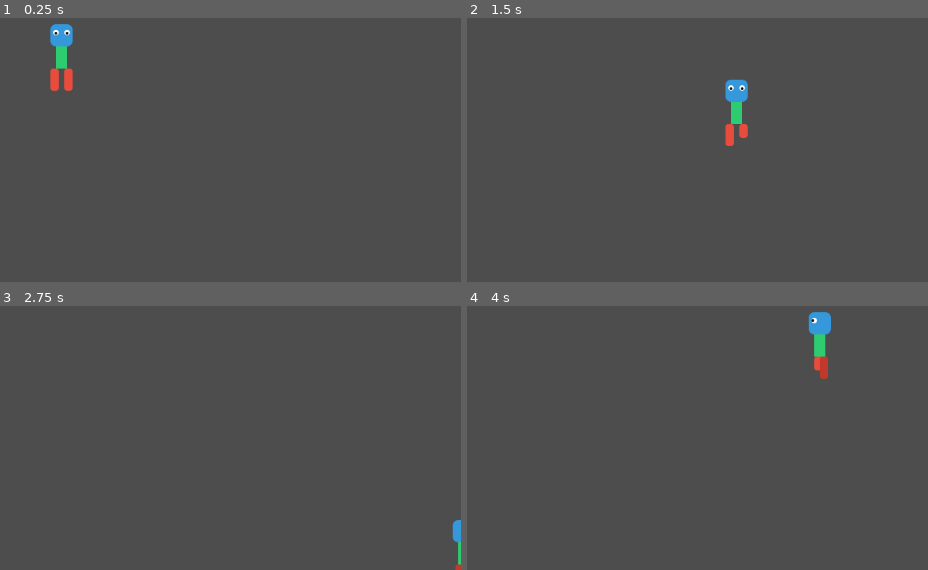
Above: before the commit, frames 1-4 (two rows, left to right).
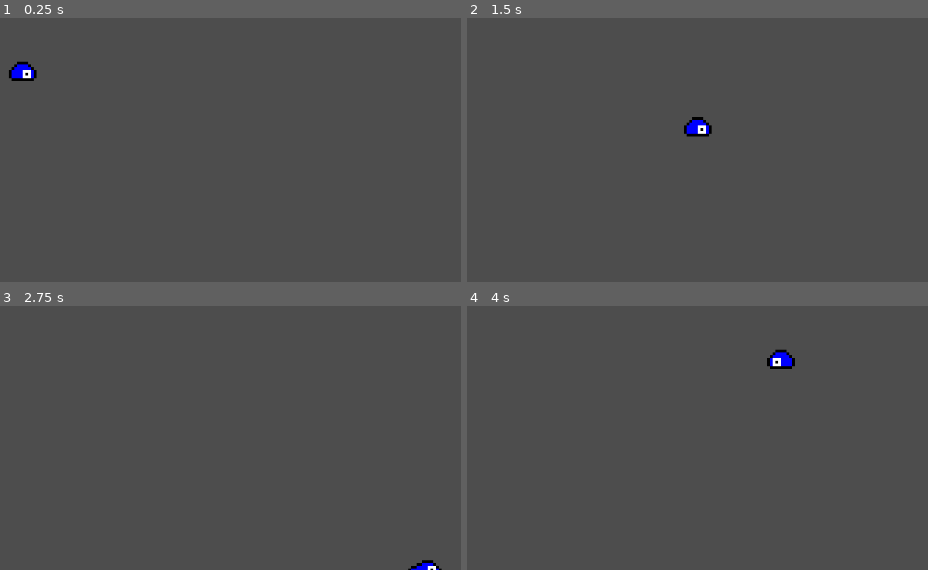
Above: after the commit, the same moments.

Repository: saltchicken/vibe_game
Game: Godot game, scene res://levels/main/main.tscn
Same seed, same stepped clock (60 frames per second), same inputs: the game is played once before the commit and once after it. Before the commit the project starts from res://main.tscn.
Inputs:
- Up to frame 1 (0.25 s): no input
- Up to frame 2 (1.5 s): tap Enter at 0.5 s; hold Right (ui_right) 0.53-1.28 s; hold Down (ui_down) from 1.28 s (still down)
- Up to frame 3 (2.75 s): release Down (ui_down) at 2.03 s; hold Right (ui_right) from 2.03 s (still down)
- Up to frame 4 (4 s): release Right (ui_right) at 2.78 s; hold Up (ui_up) 2.78-3.53 s; hold Left (ui_left) from 3.53 s (still down)

The runs differ from the first frame. In frame 1, 1.3% of the frame differs, in the area x 1-16%, y 2-28%; in frame 2, 1.2%; in frame 3, 0.4%; in frame 4, 1.2%.

Commit message:
Restructure

Diff:
--- a/player.gd
+++ b/characters/player/player.gd
@@ -3,8 +3,7 @@
 var move_speed: float = 400.0
 
 # Animation properties
-var current_dir: int = 0      # 0: Down, 1: Right, 2: Up, 3: Left
-var anim_frame: int = 0       # 0, 1, 2, or 3 (columns)
+var anim_frame: int = 0       # 0, 1, 2, or 3
 var anim_timer: float = 0.0   # Tracks time for frame updates
 var anim_fps: float = 8.0     # Frames per second for walking
 
@@ -15,15 +14,12 @@
 
     # 2. Handle Direction and Animation
     if input_dir.length() > 0:
-        # Determine current row (direction)
-        if input_dir.y > 0:
-            current_dir = 0 # Down (Row 0)
+        # Flip the sprite if moving left, un-flip if moving right.
+        # If moving strictly up/down, it keeps its last facing direction.
+        if input_dir.x < 0:
+            flip_h = true
         elif input_dir.x > 0:
-            current_dir = 1 # Right (Row 1)
-        elif input_dir.y < 0:
-            current_dir = 2 # Up (Row 2)
-        elif input_dir.x < 0:
-            current_dir = 3 # Left (Row 3)
+            flip_h = false
 
         # Update animation frame timer
         anim_timer += delta
@@ -31,10 +27,10 @@
             anim_timer -= 1.0 / anim_fps
             anim_frame = (anim_frame + 1) % 4
     else:
-        # If not moving, snap back to the standing frame (column 0)
+        # If not moving, snap back to the standing frame
         anim_frame = 0
         anim_timer = 0.0
 
     # 3. Apply the calculated frame
-    # Formula: (Row * Total_Columns) + Current_Column
-    frame = (current_dir * 4) + anim_frame
+    # Since there is only 1 row, the frame directly equals the anim_frame
+    frame = anim_frame
--- /dev/null
+++ b/characters/player/player.tscn
@@ -0,0 +1,9 @@
+[gd_scene format=3 uid="uid://c6t0llgd3eyoq"]
+
+[ext_resource type="Texture2D" uid="uid://da3drkk7xx6x7" path="res://assets/sprites/blob.png" id="1_xxgcw"]
+[ext_resource type="Script" uid="uid://c7tud4h3v7n6f" path="res://characters/player/player.gd" id="2_exd8k"]
+
+[node name="PlayerSprite" type="Sprite2D" unique_id=2137914985]
+texture = ExtResource("1_xxgcw")
+hframes = 4
+script = ExtResource("2_exd8k")
--- a/icon.gd
+++ /dev/null
@@ -1,16 +0,0 @@
-extends Sprite2D
-
-# The speed of rotation in radians per second
-var rotation_speed: float = 3.0
-# The speed of movement in pixels per second
-var move_speed: float = 400.0
-
-func _process(delta: float) -> void:
-	# Keep the rotation logic
-	rotation += rotation_speed * delta
-
-	# Get the directional input from the arrow keys (or WASD / gamepad)
-	var input_dir = Input.get_vector("ui_left", "ui_right", "ui_up", "ui_down")
-
-	# Update the position based on the input and speed
-	position += input_dir * move_speed * delta
--- /dev/null
+++ b/levels/main/main.tscn
@@ -0,0 +1,8 @@
+[gd_scene format=3 uid="uid://bb11ovs3rq8is"]
+
+[ext_resource type="PackedScene" uid="uid://c6t0llgd3eyoq" path="res://characters/player/player.tscn" id="1_0o3xy"]
+
+[node name="Node2D" type="Node2D" unique_id=252299189]
+
+[node name="Player" parent="." unique_id=1611627277 instance=ExtResource("1_0o3xy")]
+position = Vector2(520, 342)
--- a/main.tscn
+++ /dev/null
@@ -1,13 +0,0 @@
-[gd_scene load_steps=3 format=3 uid="uid://bb11ovs3rq8is"]
-
-[ext_resource type="Script" path="res://player.gd" id="1_script"]
-[ext_resource type="Texture2D" path="res://player.svg" id="2_sheet"]
-
-[node name="Node2D" type="Node2D"]
-
-[node name="PlayerSprite" type="Sprite2D" parent="."]
-position = Vector2(576, 324)
-texture = ExtResource("2_sheet")
-hframes = 4
-vframes = 4
-script = ExtResource("1_script")
--- a/player.svg
+++ /dev/null
@@ -1,53 +0,0 @@
-<svg width="512" height="512" xmlns="http://www.w3.org/2000/svg">
-  <g transform="translate(0,0)">
-    <rect x="48" y="16" width="32" height="32" fill="#3498db" rx="8"/> <rect x="56" y="48" width="16" height="32" fill="#2ecc71"/> <rect x="48" y="80" width="12" height="32" fill="#e74c3c" rx="4"/> <rect x="68" y="80" width="12" height="32" fill="#e74c3c" rx="4"/> <circle cx="56" cy="28" r="4" fill="white"/> <circle cx="56" cy="29" r="2" fill="#111"/> <circle cx="72" cy="28" r="4" fill="white"/> <circle cx="72" cy="29" r="2" fill="#111"/>
-  </g>
-  <g transform="translate(128,0)">
-    <rect x="48" y="16" width="32" height="32" fill="#3498db" rx="8"/> <rect x="56" y="48" width="16" height="32" fill="#2ecc71"/> <rect x="48" y="80" width="12" height="20" fill="#e74c3c" rx="4"/> <rect x="68" y="80" width="12" height="32" fill="#e74c3c" rx="4"/> <circle cx="56" cy="28" r="4" fill="white"/> <circle cx="56" cy="29" r="2" fill="#111"/> <circle cx="72" cy="28" r="4" fill="white"/> <circle cx="72" cy="29" r="2" fill="#111"/>
-  </g>
-  <g transform="translate(256,0)">
-    <rect x="48" y="16" width="32" height="32" fill="#3498db" rx="8"/> <rect x="56" y="48" width="16" height="32" fill="#2ecc71"/> <rect x="48" y="80" width="12" height="32" fill="#e74c3c" rx="4"/> <rect x="68" y="80" width="12" height="32" fill="#e74c3c" rx="4"/> <circle cx="56" cy="28" r="4" fill="white"/> <circle cx="56" cy="29" r="2" fill="#111"/> <circle cx="72" cy="28" r="4" fill="white"/> <circle cx="72" cy="29" r="2" fill="#111"/>
-  </g>
-  <g transform="translate(384,0)">
-    <rect x="48" y="16" width="32" height="32" fill="#3498db" rx="8"/> <rect x="56" y="48" width="16" height="32" fill="#2ecc71"/> <rect x="48" y="80" width="12" height="32" fill="#e74c3c" rx="4"/> <rect x="68" y="80" width="12" height="20" fill="#e74c3c" rx="4"/> <circle cx="56" cy="28" r="4" fill="white"/> <circle cx="56" cy="29" r="2" fill="#111"/> <circle cx="72" cy="28" r="4" fill="white"/> <circle cx="72" cy="29" r="2" fill="#111"/>
-  </g>
-
-  <g transform="translate(0,128)">
-    <rect x="48" y="16" width="32" height="32" fill="#3498db" rx="8"/> <rect x="56" y="48" width="16" height="32" fill="#2ecc71"/> <rect x="56" y="80" width="16" height="32" fill="#e74c3c" rx="4"/> <circle cx="72" cy="28" r="4" fill="white"/> <circle cx="74" cy="28" r="2" fill="#111"/>
-  </g>
-  <g transform="translate(128,128)">
-    <rect x="48" y="16" width="32" height="32" fill="#3498db" rx="8"/> <rect x="56" y="48" width="16" height="32" fill="#2ecc71"/> <rect x="52" y="80" width="12" height="20" fill="#c0392b" rx="4"/> <rect x="60" y="80" width="12" height="32" fill="#e74c3c" rx="4"/> <circle cx="72" cy="28" r="4" fill="white"/> <circle cx="74" cy="28" r="2" fill="#111"/>
-  </g>
-  <g transform="translate(256,128)">
-    <rect x="48" y="16" width="32" height="32" fill="#3498db" rx="8"/> <rect x="56" y="48" width="16" height="32" fill="#2ecc71"/> <rect x="56" y="80" width="16" height="32" fill="#e74c3c" rx="4"/> <circle cx="72" cy="28" r="4" fill="white"/> <circle cx="74" cy="28" r="2" fill="#111"/>
-  </g>
-  <g transform="translate(384,128)">
-    <rect x="48" y="16" width="32" height="32" fill="#3498db" rx="8"/> <rect x="56" y="48" width="16" height="32" fill="#2ecc71"/> <rect x="60" y="80" width="12" height="20" fill="#e74c3c" rx="4"/> <rect x="52" y="80" width="12" height="32" fill="#c0392b" rx="4"/> <circle cx="72" cy="28" r="4" fill="white"/> <circle cx="74" cy="28" r="2" fill="#111"/>
-  </g>
-
-  <g transform="translate(0,256)">
-    <rect x="48" y="16" width="32" height="32" fill="#3498db" rx="8"/> <rect x="56" y="48" width="16" height="32" fill="#2ecc71"/> <rect x="48" y="80" width="12" height="32" fill="#e74c3c" rx="4"/> <rect x="68" y="80" width="12" height="32" fill="#e74c3c" rx="4"/>
-  </g>
-  <g transform="translate(128,256)">
-    <rect x="48" y="16" width="32" height="32" fill="#3498db" rx="8"/> <rect x="56" y="48" width="16" height="32" fill="#2ecc71"/> <rect x="48" y="80" width="12" height="20" fill="#e74c3c" rx="4"/> <rect x="68" y="80" width="12" height="32" fill="#e74c3c" rx="4"/>
-  </g>
-  <g transform="translate(256,256)">
-    <rect x="48" y="16" width="32" height="32" fill="#3498db" rx="8"/> <rect x="56" y="48" width="16" height="32" fill="#2ecc71"/> <rect x="48" y="80" width="12" height="32" fill="#e74c3c" rx="4"/> <rect x="68" y="80" width="12" height="32" fill="#e74c3c" rx="4"/>
-  </g>
-  <g transform="translate(384,256)">
-    <rect x="48" y="16" width="32" height="32" fill="#3498db" rx="8"/> <rect x="56" y="48" width="16" height="32" fill="#2ecc71"/> <rect x="48" y="80" width="12" height="32" fill="#e74c3c" rx="4"/> <rect x="68" y="80" width="12" height="20" fill="#e74c3c" rx="4"/>
-  </g>
-
-  <g transform="translate(0,384)">
-    <rect x="48" y="16" width="32" height="32" fill="#3498db" rx="8"/> <rect x="56" y="48" width="16" height="32" fill="#2ecc71"/> <rect x="56" y="80" width="16" height="32" fill="#e74c3c" rx="4"/> <circle cx="56" cy="28" r="4" fill="white"/> <circle cx="54" cy="28" r="2" fill="#111"/>
-  </g>
-  <g transform="translate(128,384)">
-    <rect x="48" y="16" width="32" height="32" fill="#3498db" rx="8"/> <rect x="56" y="48" width="16" height="32" fill="#2ecc71"/> <rect x="64" y="80" width="12" height="20" fill="#c0392b" rx="4"/> <rect x="56" y="80" width="12" height="32" fill="#e74c3c" rx="4"/> <circle cx="56" cy="28" r="4" fill="white"/> <circle cx="54" cy="28" r="2" fill="#111"/>
-  </g>
-  <g transform="translate(256,384)">
-    <rect x="48" y="16" width="32" height="32" fill="#3498db" rx="8"/> <rect x="56" y="48" width="16" height="32" fill="#2ecc71"/> <rect x="56" y="80" width="16" height="32" fill="#e74c3c" rx="4"/> <circle cx="56" cy="28" r="4" fill="white"/> <circle cx="54" cy="28" r="2" fill="#111"/>
-  </g>
-  <g transform="translate(384,384)">
-    <rect x="48" y="16" width="32" height="32" fill="#3498db" rx="8"/> <rect x="56" y="48" width="16" height="32" fill="#2ecc71"/> <rect x="56" y="80" width="12" height="20" fill="#e74c3c" rx="4"/> <rect x="64" y="80" width="12" height="32" fill="#c0392b" rx="4"/> <circle cx="56" cy="28" r="4" fill="white"/> <circle cx="54" cy="28" r="2" fill="#111"/>
-  </g>
-</svg>
Binary file added: assets/sprites/blob.png
Not shown, changed: assets/sprites/blob.png.import
Renamed: player.gd.uid -> characters/player/player.gd.uid
Not shown, removed: icon.gd.uid
